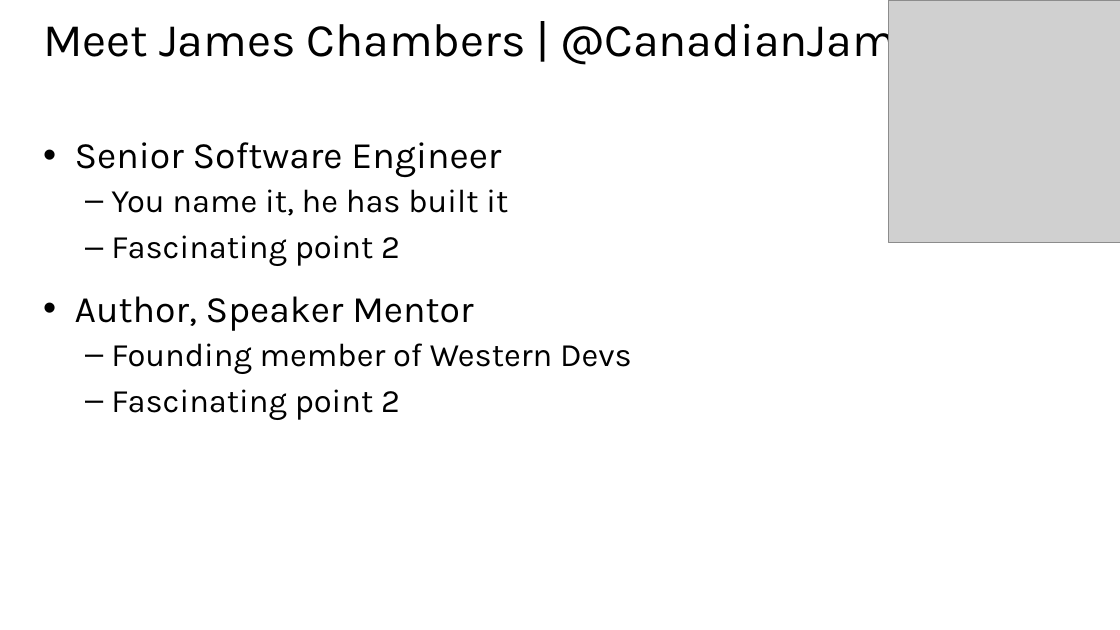
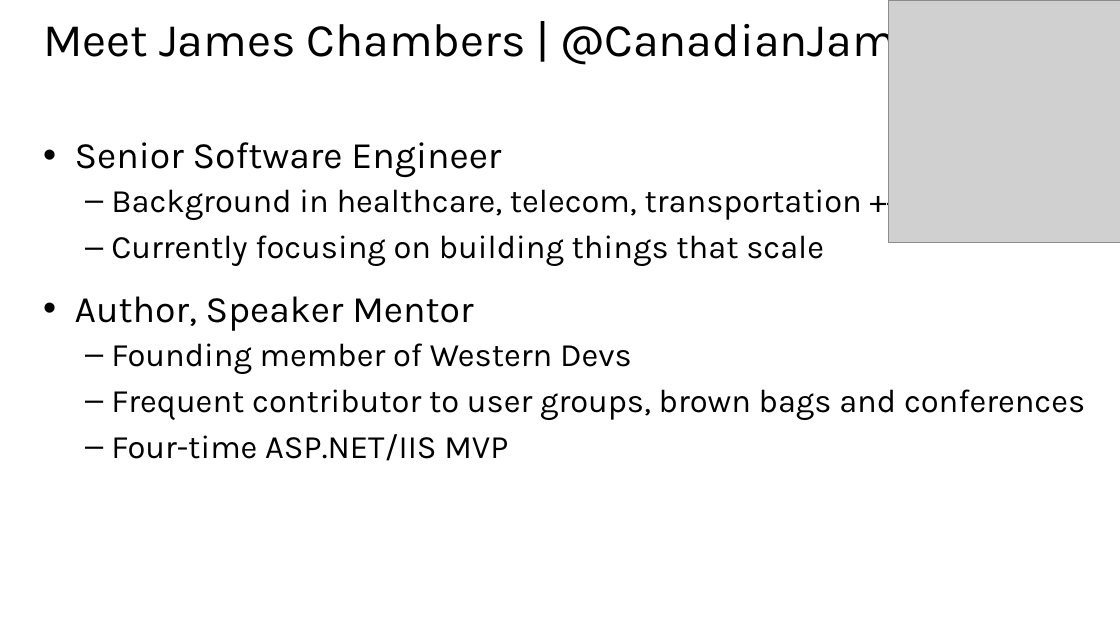
Before and after one commit to MisterJames/AzureImageProcessing, a slide deck: slide 2 of Presentation Materials/MVA-ApplicationsOnAzure.pptx. Drawn at 1120x630 pixels with LibreOffice and Linux fonts; fonts in the diff are those of the drawing; grey boxes stand for pictures. Boxes give left, top, right and bottom in pixels: in the first picture for what was removed or moved away, otherwise in the second. Text is boxed around its words. In the diff, an @@ line names an element or a change of style, - is before the commit and + after.

Commit message:
updating slide deck

```diff
--- a/Presentation Materials/MVA-ApplicationsOnAzure.pptx
+++ b/Presentation Materials/MVA-ApplicationsOnAzure.pptx
@@ text at (111, 189, 862, 266): text changed @@
-  – You name it, he has built it
-  – Fascinating point 2
+  – Background in healthcare, telecom, transportation ++
+  – Currently focusing on building things that scale
@@ text at (111, 389, 1085, 461): text changed @@
-  – Fascinating point 2
+  – Frequent contributor to user groups, brown bags and conferences
+  – Four-time ASP.NET/IIS MVP
```
